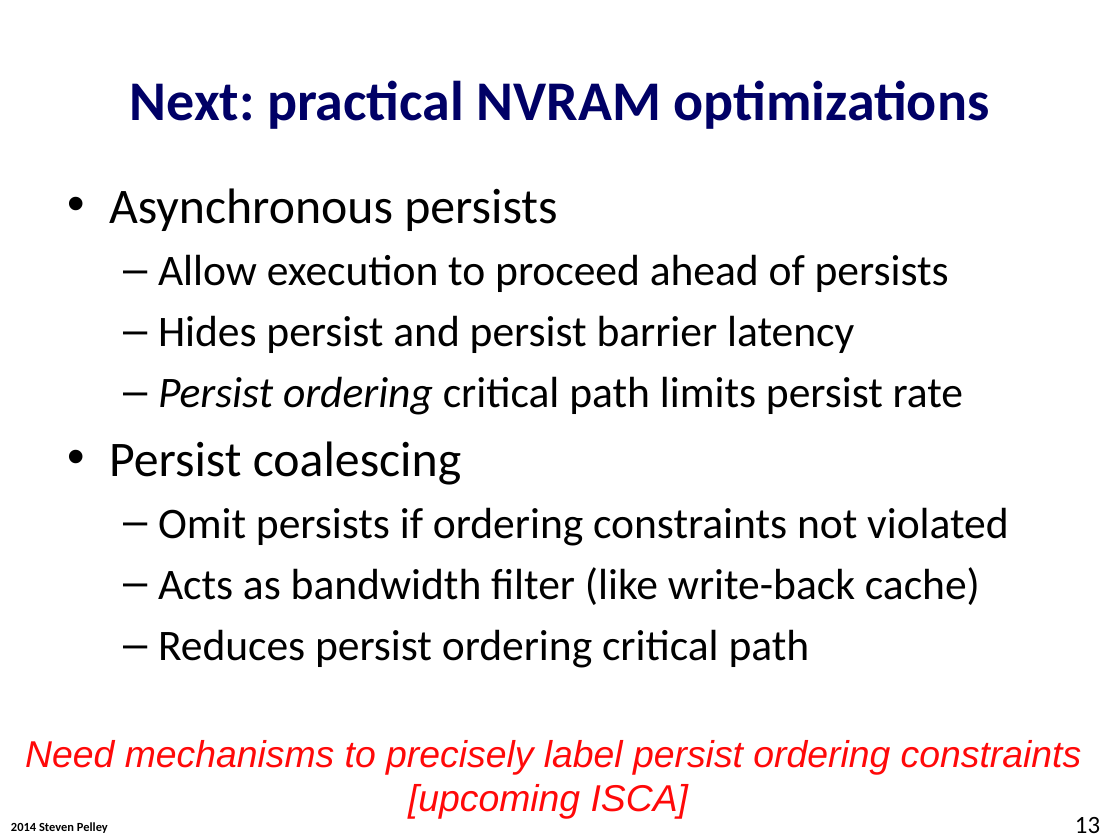
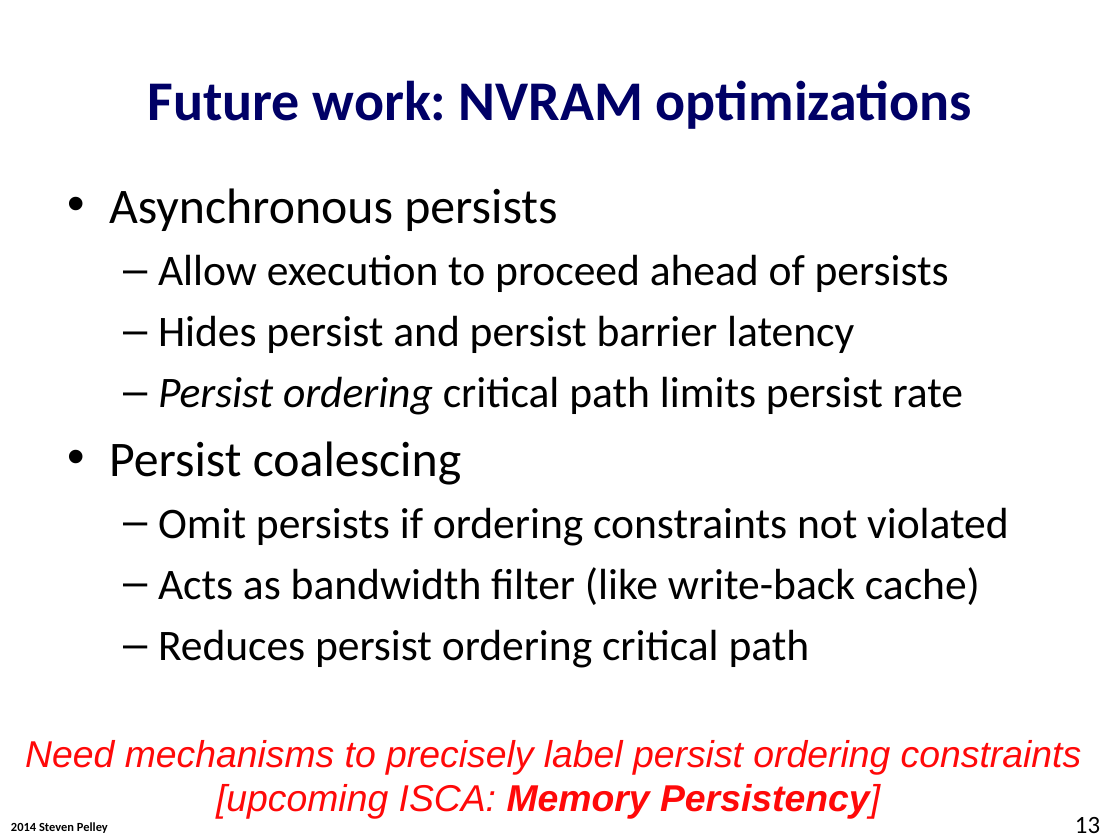
Before and after one commit to Abulila/dissertation, a slide deck: slide 13 of proposal/NVMW.pptx. Drawn at 1120x840 pixels with LibreOffice and Linux fonts; fonts in the diff are those of the drawing; background and template pictures are left out. Boxes give left, top, right and bottom in pixels: in the first picture for what was removed or moved away, otherwise in the second. Text is boxed around its words. In the diff, an @@ line names an element or a change of style, - is before the commit and + after.

```diff
--- a/proposal/NVMW.pptx
+++ b/proposal/NVMW.pptx
@@ title at (x1=148, y1=80, x2=972, y2=129): text changed @@
-Next: practical NVRAM optimizations
+Future work: NVRAM optimizations
@@ text at (x1=216, y1=784, x2=880, y2=819): text changed; bold on @@
-[upcoming ISCA]
+[upcoming ISCA: Memory Persistency]
```
Also in this commit, not shown: 6 other slides changed.
